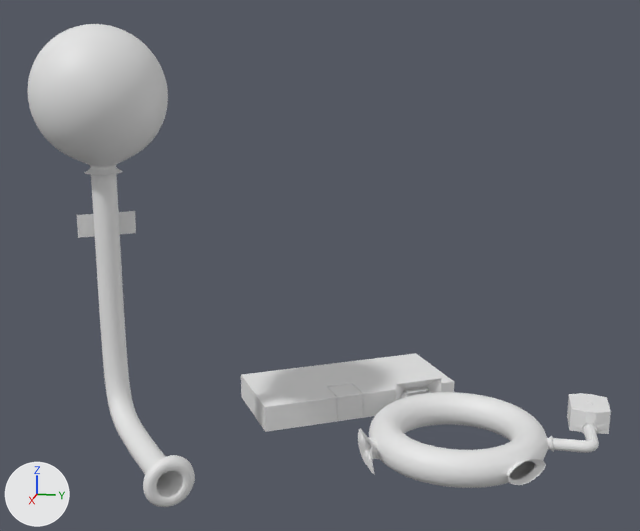
Before and after pictures for a commit that changed the Blender file DescentRemake/Assets/LevelAssets/levelLM.blend.
The view is the same before and after, from a 50 mm camera at (274.5, -31.5, 116.2) aimed at (26.1, -81.2, 54.1). Arrows for +X, +Y and +Z are at lower left; the lights stay in place.

Script lines for the objects in view, before the commit:
```python
me_cube_004 = bpy.data.meshes.new('Cube.004')
me_cube_004.from_pydata([(19.3, -100.4, 5.2), (19.3, -100.4, -3.3), (-14.9, -42.5, 5.2), (-14.9, -42.5, -3.3), (-5.2, -59.0, 4.9), (-5.2, -59.0, -3.1), (-9.7, -51.3, -3.1), (-9.7, -51.3, 4.9)], [], [(1, 5, 6, 3), (0, 4, 5, 1), (2, 7, 4, 0), (3, 6, 7, 2)])
me_mesh_005 = bpy.data.meshes.new('Mesh.005')
me_mesh_005.from_pydata(...)  # 6290 vertices, 6240 faces; spans x -6.5..8.4, y -8.7..6.6, z -2.3..2.3
me_mesh_005.polygons.foreach_set('use_smooth', [True] * 6240)
me_sphere_001 = bpy.data.meshes.new('Sphere.001')
me_sphere_001.from_pydata(...)  # 545 vertices, 544 faces; spans x -1.0..1.0, y -1.0..1.0, z -1.13..1.0
me_sphere_001.polygons.foreach_set('use_smooth', [True] * 544)
ob_room2frontwall = bpy.data.objects.new('room2frontwall', me_cube_004)
ob_room2frontwall.parent = ob_room2
ob_room2frontwall.location = (0.0, 0.0, 0.0)
_m = ob_room2frontwall.modifiers.new('Boolean', 'BOOLEAN')
_m.solver = 'FLOAT'
ob_sphere = bpy.data.objects.new('Sphere', me_sphere_001)
ob_sphere.location = (49.1, -136.8, 103.9)
ob_sphere.rotation_euler = (-0.00338, 0.00901, 0.000139)  # degrees (-0.2, 0.5, 0)
ob_sphere.scale = (18.4, 18.4, 18.4)
_m = ob_sphere.modifiers.new('Subsurf', 'SUBSURF')
ob_tube1 = bpy.data.objects.new('tube1', me_mesh_005)
ob_tube1.location = (14.2, -4.0, 1.4)
_m = ob_tube1.modifiers.new('Decimate', 'DECIMATE')
_m.ratio = 0.05
# also in view: 'room2ceil' at (-11.1, -79.2, 5.2); 'tubeToSphere' at (67.2, -121.4, 44.8); 'room1back.001' at (6.9, 0.5, 3.3); 'room1ceiling' at (0.1, 0.5, 7.0); 'Torus' at (18.3, -40.0, 0.0)
```
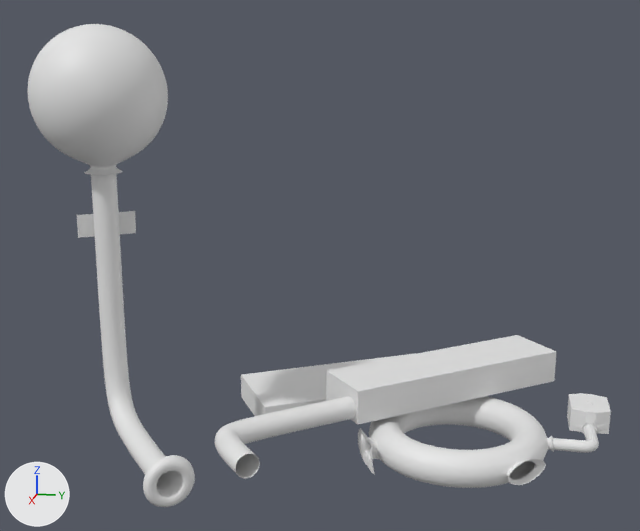
Where the change shows, as pixel boxes [x1, y1, x2, y2] in the pictures (640 x 531 px):
'Cube.004', added
    after: [326, 335, 556, 424]
'NurbsPath.001', added
    after: [215, 396, 356, 478]
'room2frontwall', unchanged, covered by the edit
    before: [265, 382, 454, 432]
    after: [265, 399, 351, 420]

What changed in the scene script:
```text
Add me_mesh_004:
    me_mesh_004.from_pydata(...)  # 4032 vertices, 3984 faces; spans x -22.0..2.0, y -3.4..42.9, z -3.4..3.4
    me_mesh_004.polygons.foreach_set('use_smooth', [True] * 3984)
Add me_cube_000:
    me_cube_000.from_pydata(...)  # 49 vertices, 7 faces; spans x -12.26..1.23, y -1.78..1.72, z -1.23..0.63
Add ob_nurbspath_001:
    ob_nurbspath_001 = bpy.data.objects.new('NurbsPath.001', me_mesh_004)
    ob_nurbspath_001.location = (70.0, -92.4, 11.2)
    ob_nurbspath_001.rotation_euler = (0.0, 0.0, 0.694)  # degrees (0, 0, 40)
    _m = ob_nurbspath_001.modifiers.new('Decimate', 'DECIMATE')
    _m.ratio = 0.215
Add ob_cube_004:
    ob_cube_004 = bpy.data.objects.new('Cube.004', me_cube_000)
    ob_cube_004.location = (19.8, -69.3, 14.4)
    ob_cube_004.rotation_euler = (0.0, 0.0, -0.89)  # degrees (0, 0, -51)
    ob_cube_004.scale = (5.65, 5.65, 5.65)
```
